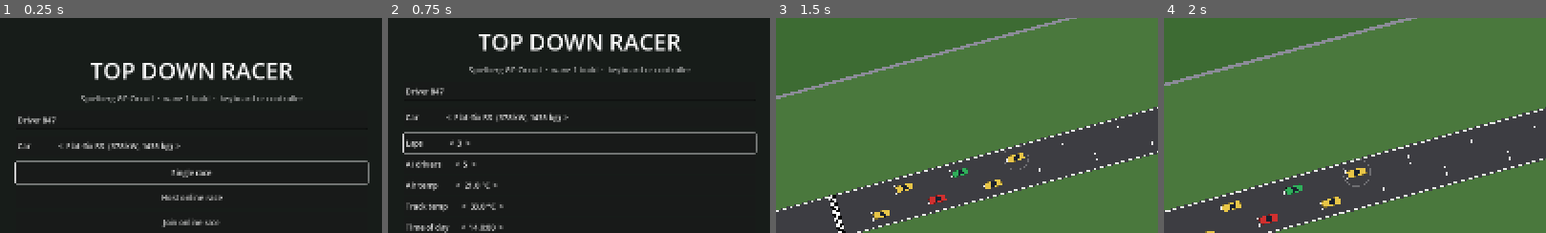
Above: before the commit, frames 1-4 (left to right).
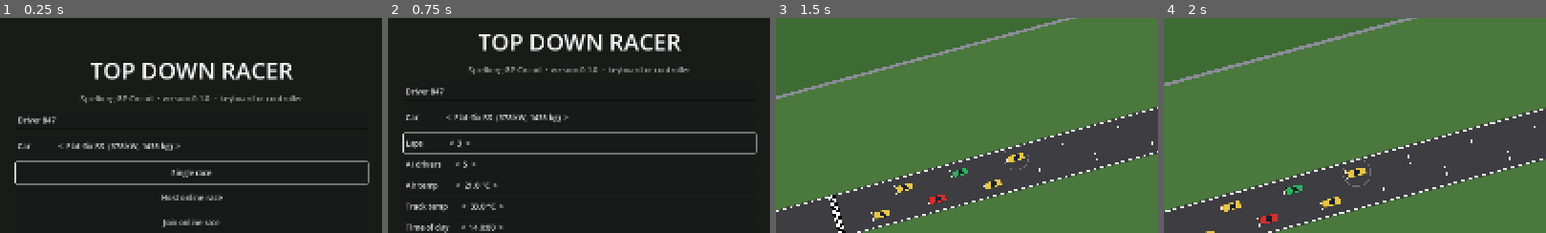
Above: after the commit, the same moments.

Repository: Beenster99/TDR
Game: Godot game, scene res://scenes/main.tscn
Two runs of this game, one before a commit and one after it. Both use one fixed random seed, a clock stepped at 60 frames per second and the inputs below.
Inputs:
- Up to frame 1 (0.25 s): no input
- Up to frame 2 (0.75 s): click "Single race" at 0.5 s
- Up to frame 3 (1.5 s): click "Start race" at 1.25 s
- Up to frame 4 (2 s): no input
The pictures show only the part of the screen within x 25-75%, y 14-64%; the shares and areas given below are measured in that part.

The runs differ from the first frame. In frame 1, 0.6% of the frame differs, in the area x 21-80%, y 36-40%; in frame 2, 0.6%; in frame 3, nothing differs; in frame 4, nothing differs.

Commit message:
Release zips: exe + README.txt release notes, version 0.1.0
tools/make_release.sh builds build/TopDownRacer-<version>.zip from the
Windows export and release_notes/<version>.txt. Menu shows the version.

Co-Authored-By: Claude Opus 5.5 <noreply@anthropic.com>
Claude-Session: https://claude.ai/code/session_01RduChsAVdqDsUJaxo1XVHm

Diff:
--- a/project.godot
+++ b/project.godot
@@ -6,6 +6,7 @@
 [application]
 
 config/name="Top Down Racer"
+config/version="0.1.0"
 config/description="Multiplayer-ready top-down racing with physics-based cars."
 run/main_scene="res://scenes/main.tscn"
 config/features=PackedStringArray("4.6", "GL Compatibility")
--- a/src/ui/main_menu.gd
+++ b/src/ui/main_menu.gd
@@ -127,7 +127,7 @@
 	title.horizontal_alignment = HORIZONTAL_ALIGNMENT_CENTER
 	root.add_child(title)
 	var sub := Label.new()
-	sub.text = "Spielberg GP Circuit  ·  wave 1 build  ·  keyboard or controller"
+	sub.text = "Spielberg GP Circuit  ·  version %s  ·  keyboard or controller" % ProjectSettings.get_setting("application/config/version", "dev")
 	sub.modulate = Color(1, 1, 1, 0.6)
 	sub.horizontal_alignment = HORIZONTAL_ALIGNMENT_CENTER
 	root.add_child(sub)
Not shown, added: release_notes/0.1.0.txt
Not shown, changed: docs/ARCHITECTURE.md
Not shown, added: tools/make_release.sh
